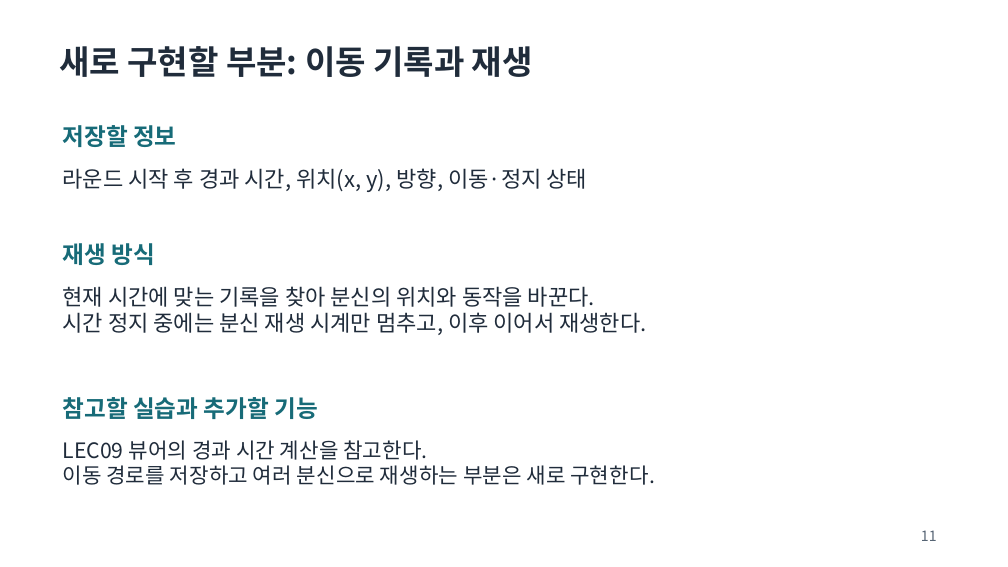
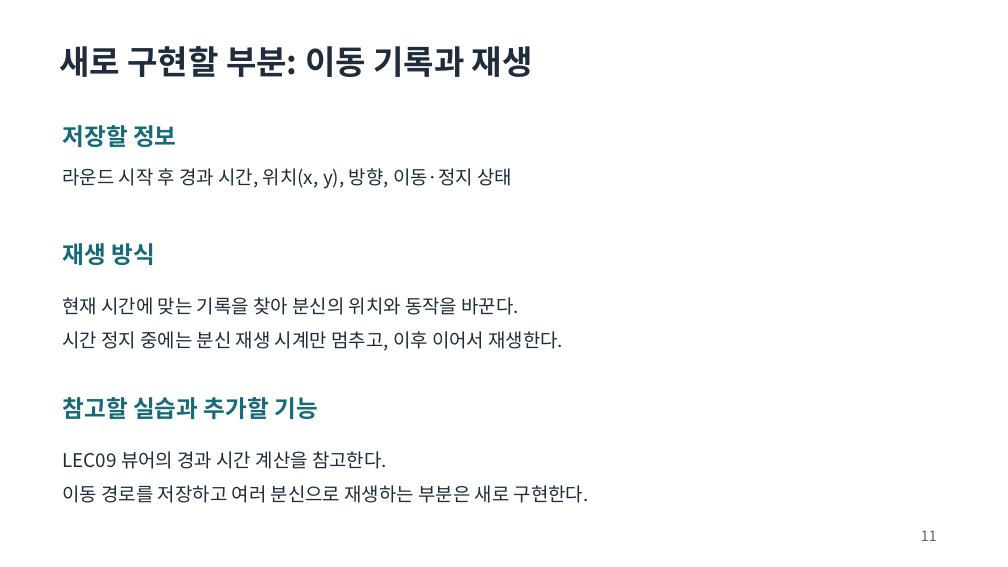
Before and after one commit to wkdguswls0315/avoid-my-past, a slide deck: slide 11 of 2024182043_장현진_기획서.pptx. Drawn at 1008x567 pixels with LibreOffice and Linux fonts; fonts in the diff are those of the drawing. Boxes give left, top, right and bottom in pixels: in the first picture for what was removed or moved away, otherwise in the second. Text is boxed around its words. In the diff, an @@ line names an element or a change of style, - is before the commit and + after.

```diff
--- a/2024182043_장현진_기획서.pptx
+++ b/2024182043_장현진_기획서.pptx
@@ text "라운드 시작 후 경과 시간, ..." at (63, 168, 512, 189): size 21 to 18 pt @@
@@ text "현재 시간에 맞는 기록을 찾아 ..." at (63, 297, 563, 351): size 21 to 18 pt; line spacing 1 to 1.5 @@
@@ text "LEC09 뷰어의 경과 시간 계산을 ..." at (63, 451, 589, 503): size 20.2 to 18 pt; line spacing 1 to 1.5 @@
```
Also in this commit, not shown: 4 other slides changed.
